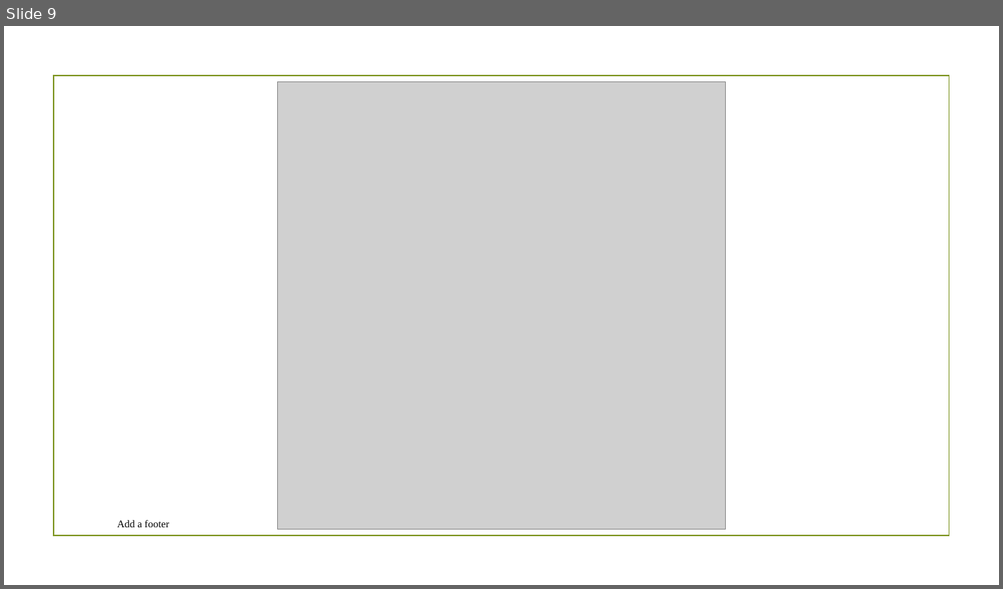
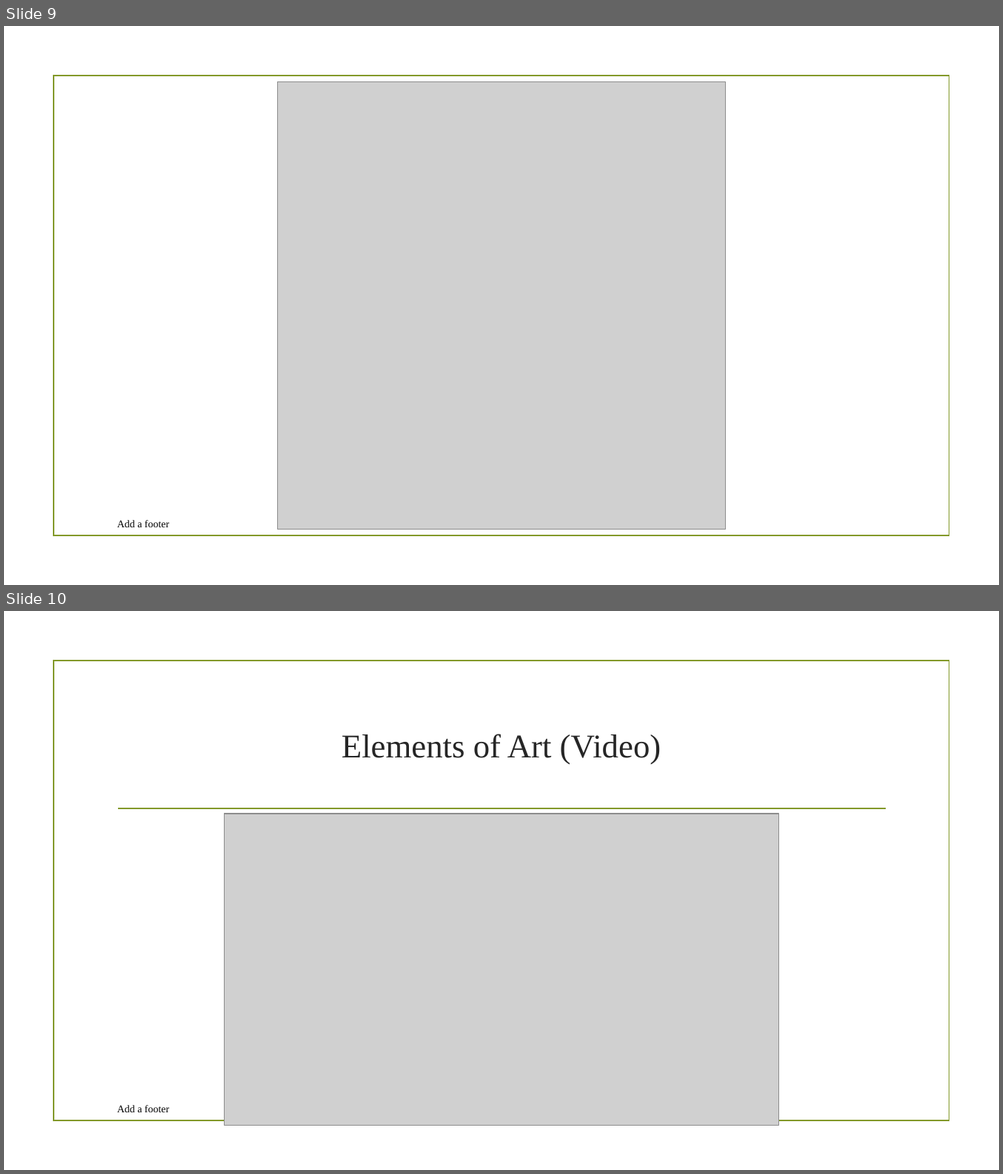
Before and after one commit to nickvertucci/Technology-Education-Curriculum, a slide deck: High School/Photography/Unit 4 - Composition and Principles of Design/Section 1 - Composiiton/Assets/Unit 4 - Section 1 - Composition.pptx. Shown one above the other, each under a label of ours: slide 9 before the commit, slides 9 and 10 after it. The pictures are 1003x589 and 1003x1174 pixels, drawn with LibreOffice and Linux fonts; fonts in the diff are those of the drawing; grey boxes stand for pictures; background and template pictures are left out. Boxes give left, top, right and bottom in pixels: in the first picture for what was removed or moved away, otherwise in the second. Text is boxed around its words. In the diff, an @@ line names an element or a change of style, - is before the commit and + after.

```diff
--- a/High School/Photography/Unit 4 - Composition and Principles of Design/Section 1 - Composiiton/Assets/Unit 4 - Section 1 - Composition.pptx
+++ b/High School/Photography/Unit 4 - Composition and Principles of Design/Section 1 - Composiiton/Assets/Unit 4 - Section 1 - Composition.pptx
@@ slide 10 added at (4, 611, 999, 1170), background picture (left out); not listed: 1 template element that a slide beside it also shows @@
@@ title added at (341, 734, 661, 764), 32 pt, text #262626 @@
+Elements of Art (Video)
@@ line added from (118, 809) to (885, 809), #83992A 1.25 pt @@
@@ picture added at (224, 814, 779, 1126) @@
@@ text added at (117, 1105, 169, 1113), 10 pt, text #000000 @@
+Add a footer
```
